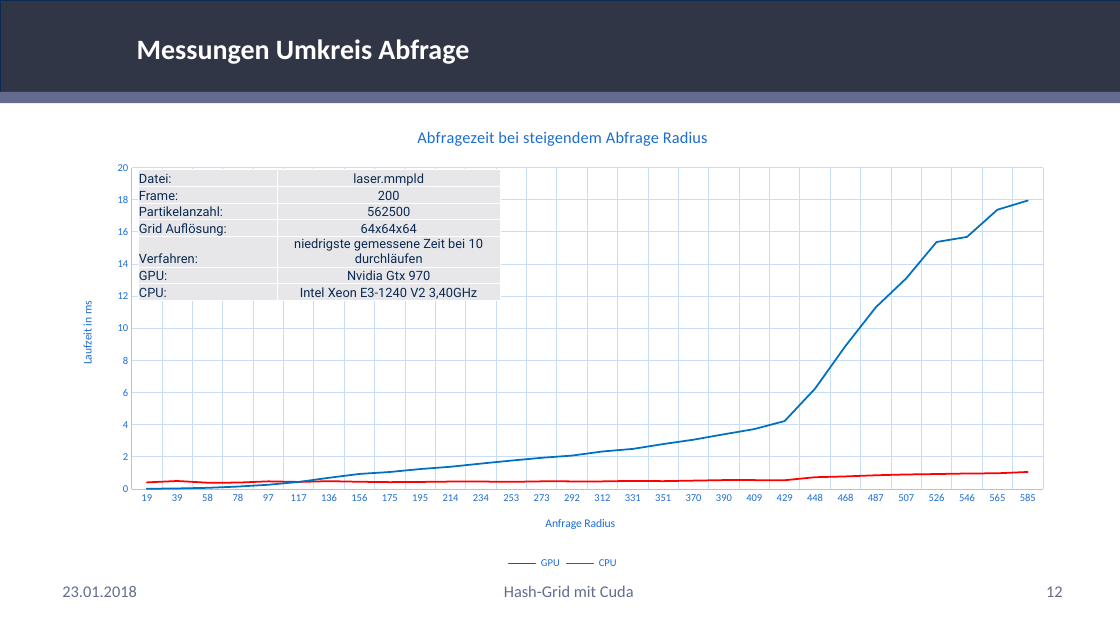
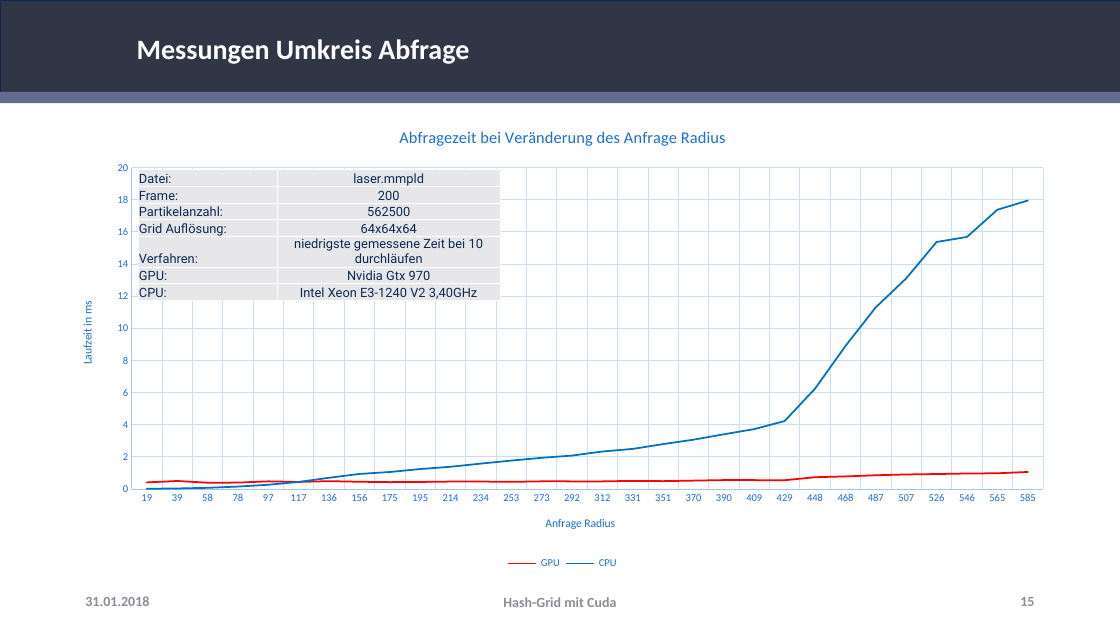
Before and after one commit to RemkeTUD/CUDA-Project-Hash-Grid, a slide deck: slide 15 of Präsentation.pptx (slide 12 before the commit). Drawn at 1120x630 pixels with LibreOffice and Linux fonts; fonts in the diff are those of the drawing; background and template pictures are left out. Boxes give left, top, right and bottom in pixels: in the first picture for what was removed or moved away, otherwise in the second. Text is boxed around its words. In the diff, an @@ line names an element or a change of style, - is before the commit and + after.

```diff
--- a/Präsentation.pptx
+++ b/Präsentation.pptx
@@ line chart at (62,110,1063,573) @@
@@ title "Abfragezeit bei steigendem Abfrage Radius " to "Abfragezeit bei Veränderung des Anfrage Radius " @@
@@ text "31.01.2018" at (85,596,149,606): vertical alignment top to middle @@
@@ text at (85,596,149,606): text changed; size 14 to 12 pt; text colour #636C8E to #8C8E98 @@
-23.01.2018
+31.01.2018
@@ text "Hash-Grid mit Cuda": place and size @@
-text "Hash-Grid mit Cuda" at (504,585,634,597)
+text "Hash-Grid mit Cuda" at (503,597,616,607)
@@ text "Hash-Grid mit Cuda" at (503,597,616,607): size 14 to 12 pt, text colour #636C8E to #8C8E98; vertical alignment top to middle @@
@@ page number at (1020,597,1034,606): vertical alignment top to middle @@
@@ page number at (1020,597,1034,606): text changed; size 14 to 12 pt; text colour #636C8E to #8C8E98 @@
-12
+15
```
Also in this commit, not shown: 12 other slides changed, 5 slides added.
